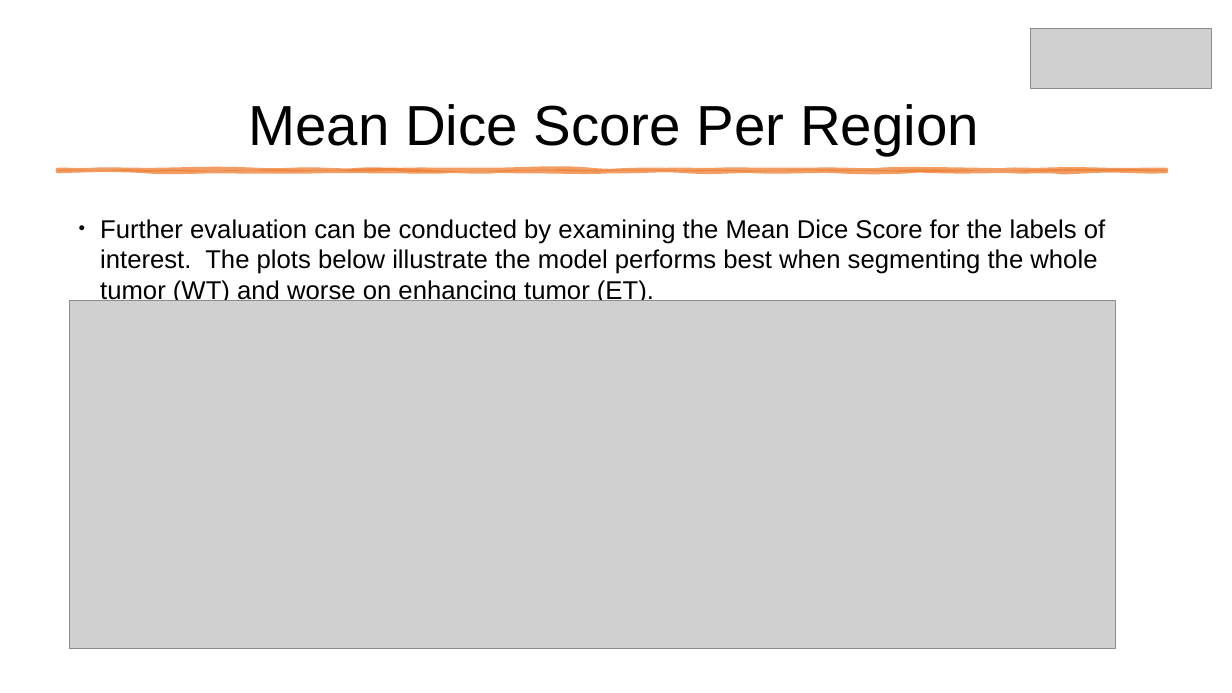
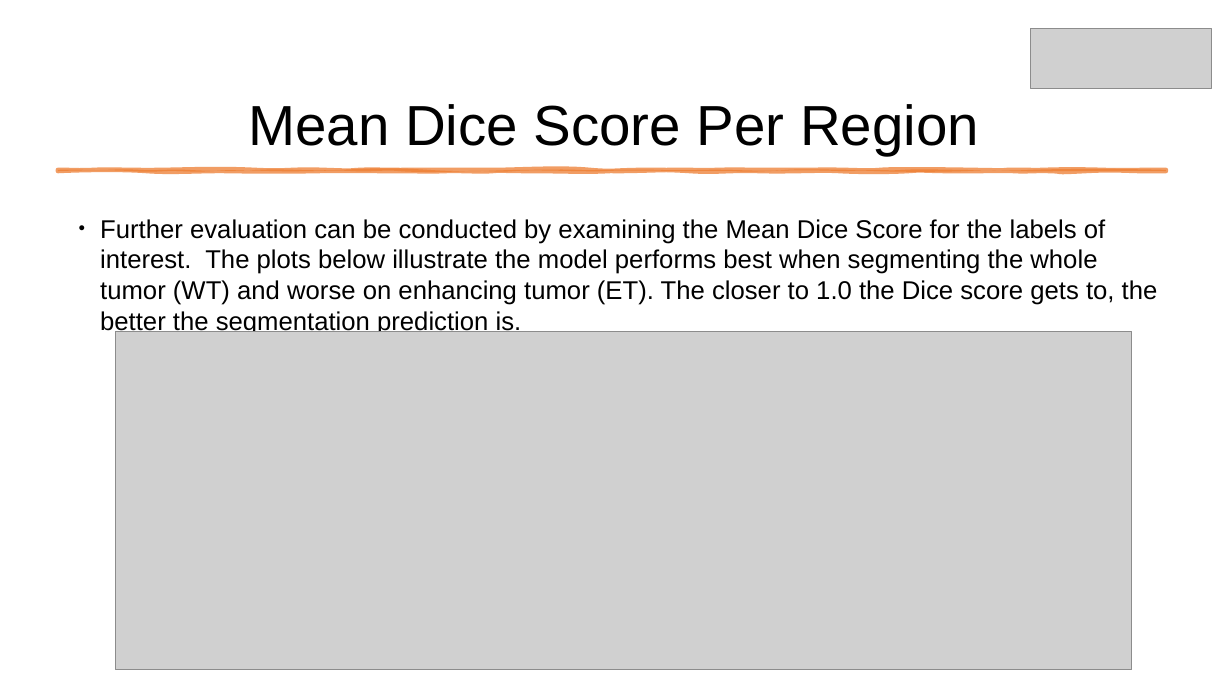
Before and after one commit to wwwinters/ssl_brainTumor, a slide deck: slide 13 of presentation/wwinters_segmentation.pptx. Drawn at 1232x693 pixels with LibreOffice and Linux fonts; fonts in the diff are those of the drawing; grey boxes stand for pictures. Boxes give left, top, right and bottom in pixels: in the first picture for what was removed or moved away, otherwise in the second. Text is boxed around its words. In the diff, an @@ line names an element or a change of style, - is before the commit and + after.

```diff
--- a/presentation/wwinters_segmentation.pptx
+++ b/presentation/wwinters_segmentation.pptx
@@ text at box(100, 219, 1158, 336): text changed @@
-● Further evaluation can be conducted by examining the Mean Dice Score for the labels of interest. The plots below illustrate the model performs best when segmenting the whole tumor (WT) and worse on enhancing tumor (ET).
+● Further evaluation can be conducted by examining the Mean Dice Score for the labels of interest. The plots below illustrate the model performs best when segmenting the whole tumor (WT) and worse on enhancing tumor (ET). The closer to 1.0 the Dice score gets to, the better the segmentation prediction is.
@@ picture: place and size @@
-picture at box(69, 300, 1116, 649)
+picture at box(116, 331, 1132, 670)
```
Also in this commit, not shown: 15 other slides changed, 52 other files.
